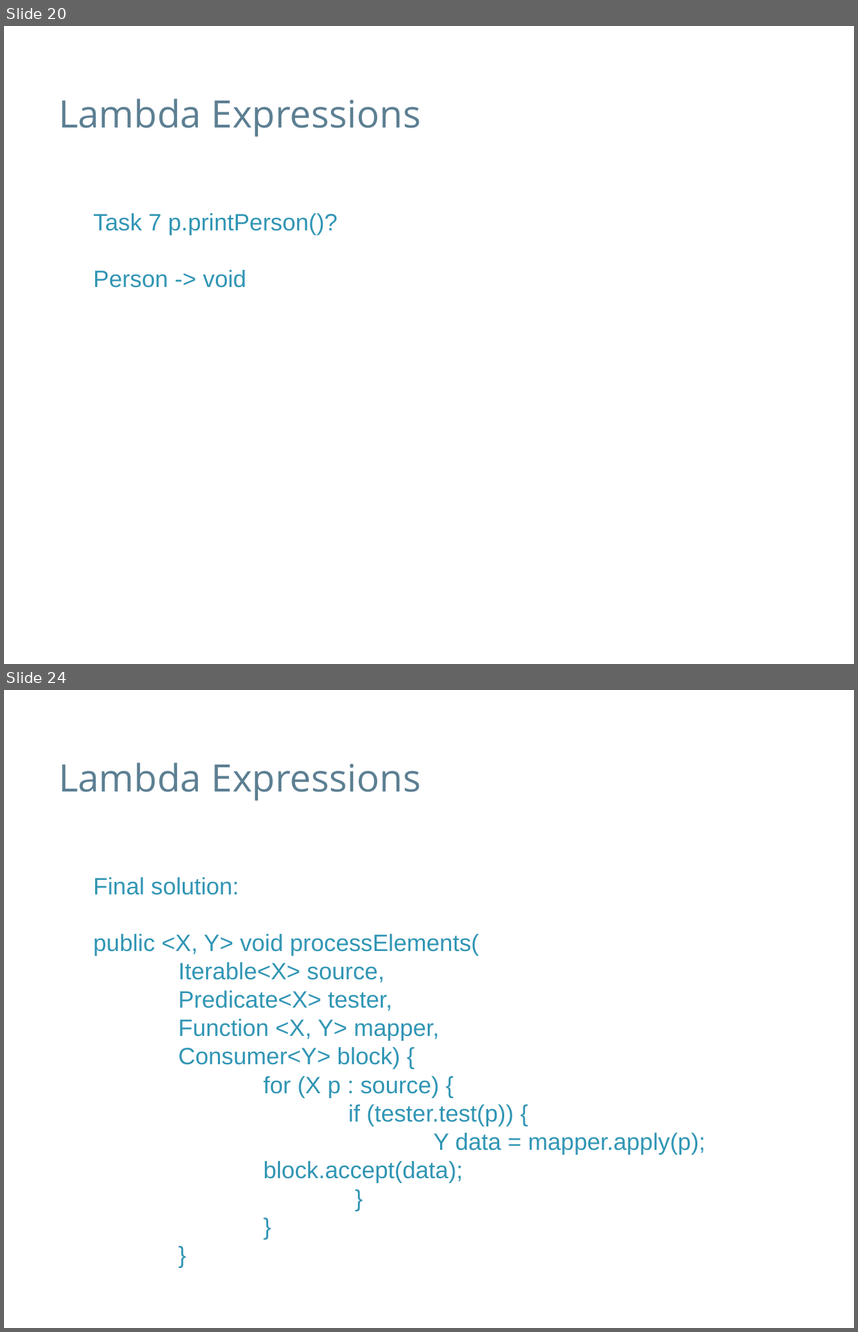
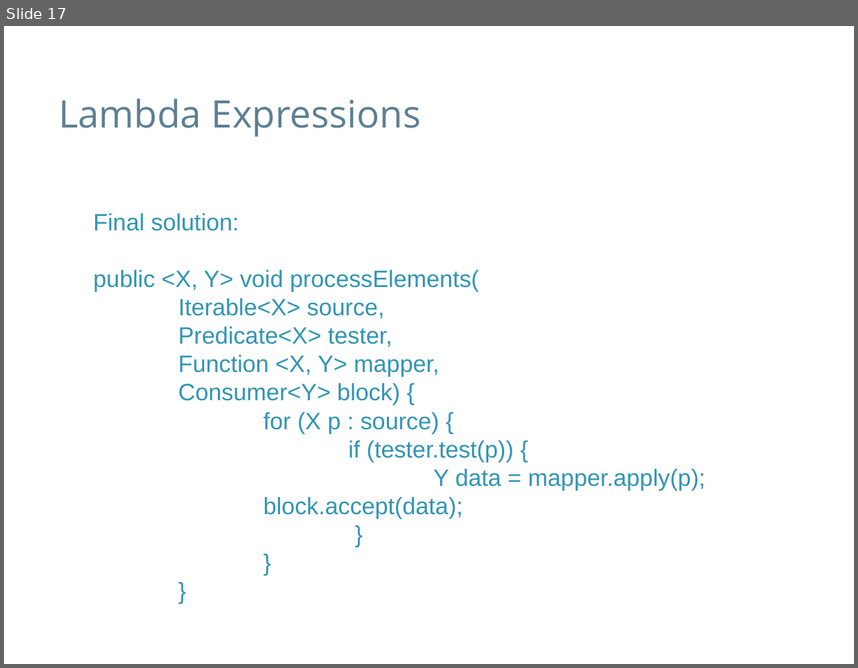
Before and after one commit to speedyswedy/Lambda, a slide deck: slides/Java 8 - Lambda Expresssions.pptx. Shown one above the other, each under a label of ours: slides 20 and 24 before the commit, slide 17 after it; the slides between them are not shown. The pictures are 858x1332 and 858x668 pixels, drawn with LibreOffice and Linux fonts; fonts in the diff are those of the drawing; background and template pictures are left out. Boxes give left, top, right and bottom in pixels: in the first picture for what was removed or moved away, otherwise in the second. Text is boxed around its words. In the diff, an @@ line names an element or a change of style, - is before the commit and + after.

Commit message:
changes the process of lambda expressions

```diff
--- a/slides/Java 8 - Lambda Expresssions.pptx
+++ b/slides/Java 8 - Lambda Expresssions.pptx
@@ slide 20 removed at [4,26,854,664], background #FFFFFF @@
@@ text removed at [59,98,421,136] @@
-Lambda Expressions
@@ text removed at [93,213,338,288] @@
-Task 7 p.printPerson()?
-Person -> void
@@ what was slide 24 is now slide 17 @@
```
Also in this commit, not shown: 11 slides changed, 6 other slides removed, 2 other files.
